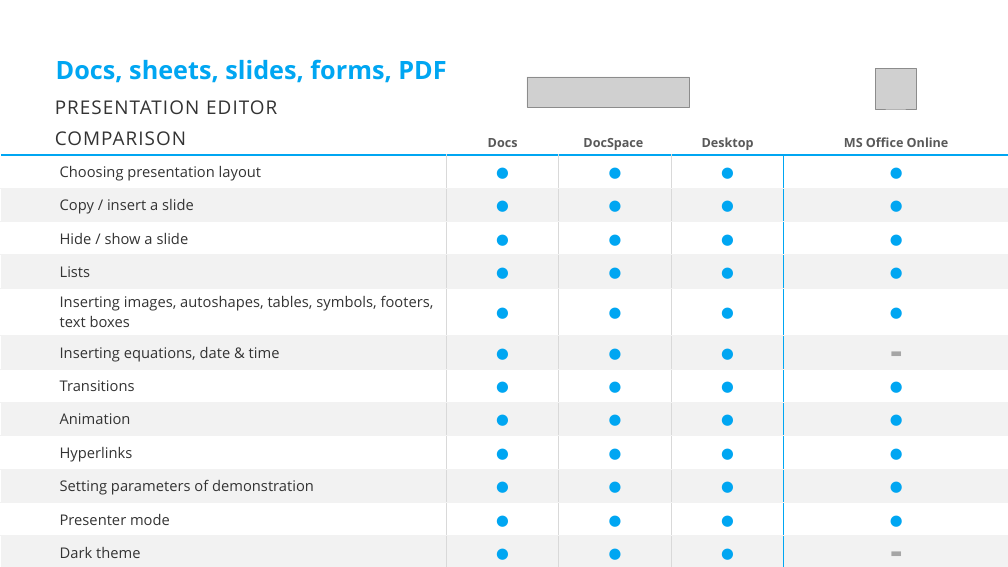
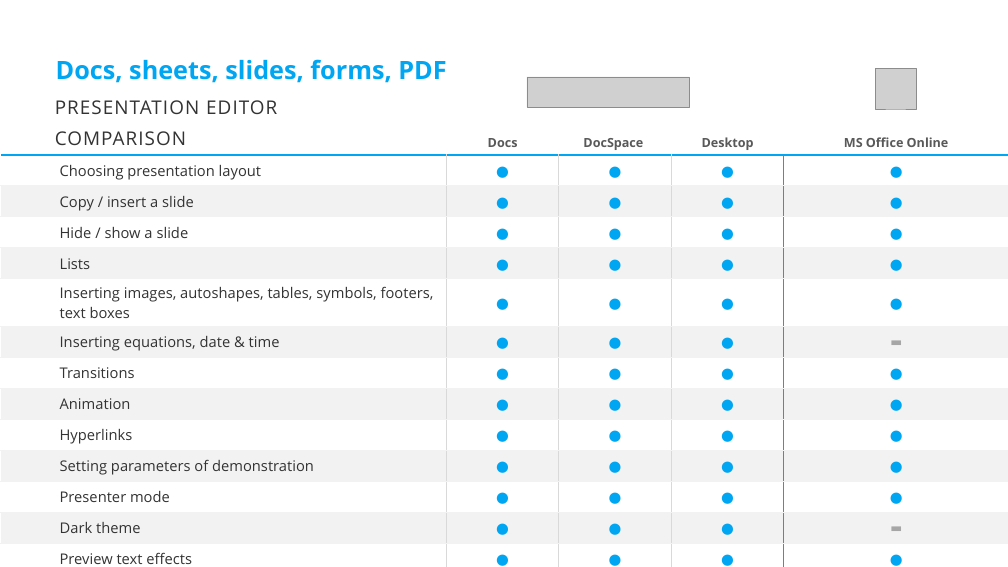
Before and after one commit to ONLYOFFICE/static.onlyoffice.com, a slide deck: slide 8 of assets/docs/samples/oo-ms-online.ppsx. Drawn at 1008x567 pixels with LibreOffice and Linux fonts; fonts in the diff are those of the drawing; grey boxes stand for pictures; background and template pictures are left out. Boxes give left, top, right and bottom in pixels: in the first picture for what was removed or moved away, otherwise in the second. Text is boxed around its words. In the diff, an @@ line names an element or a change of style, - is before the commit and + after.

```diff
--- a/assets/docs/samples/oo-ms-online.ppsx
+++ b/assets/docs/samples/oo-ms-online.ppsx
@@ table at (0,76,1008,567) @@
+row 14: Preview text effects | ● | ● | ● | ● | 
```
Also in this commit, not shown: 6 other slides changed, 3 other files.
